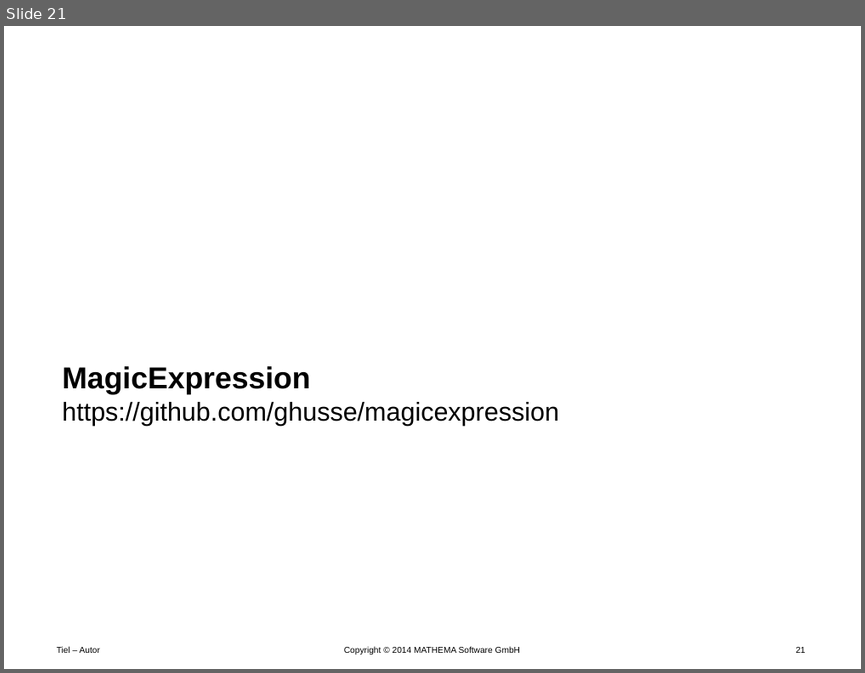
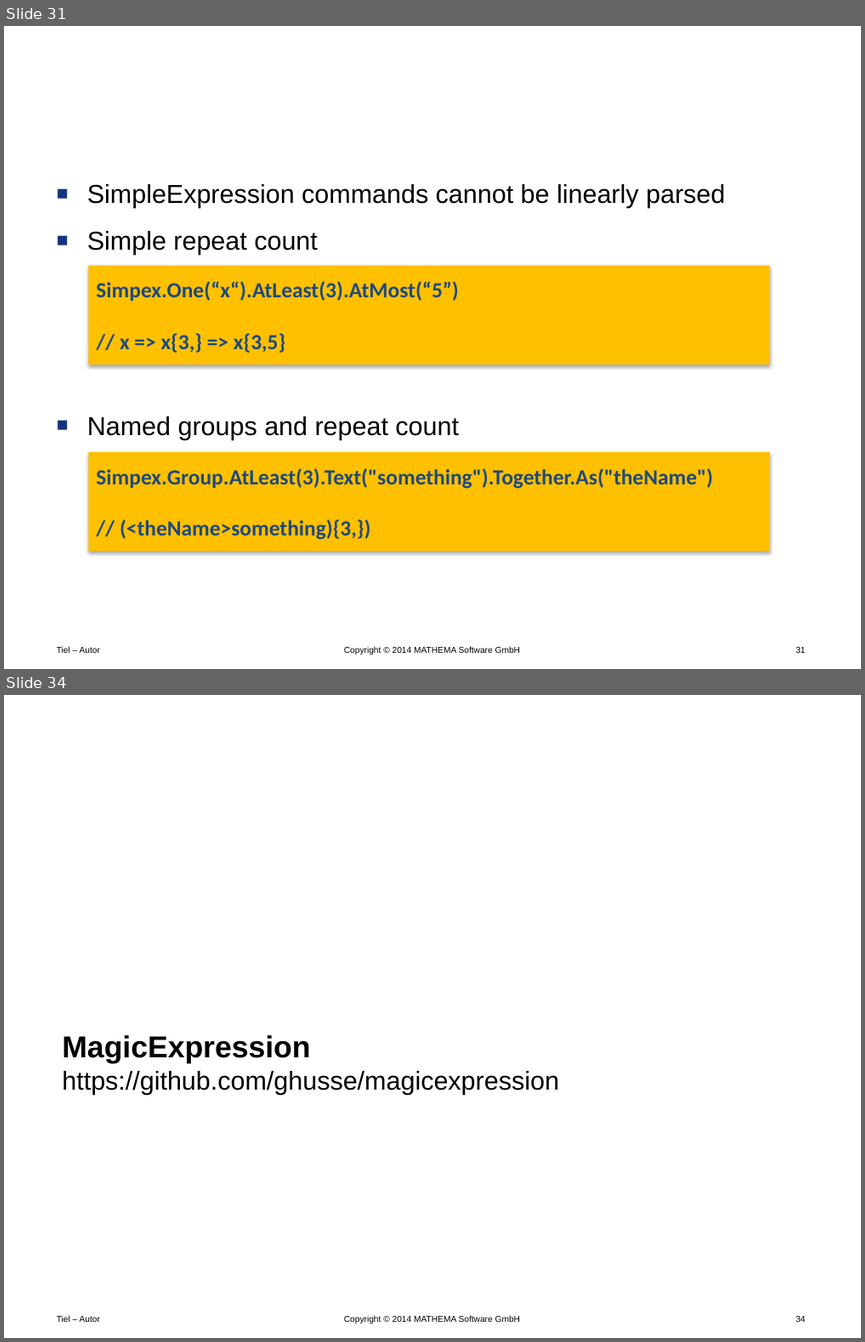
Before and after one commit to Timothep/Talk.LostInTranslation, a slide deck: LostInTranslation.pptx. Shown one above the other, each under a label of ours: slide 21 before the commit, slides 31 and 34 after it; the slides between them are not shown. The pictures are 865x673 and 865x1342 pixels, drawn with LibreOffice and Linux fonts; fonts in the diff are those of the drawing; background and template pictures are left out. Boxes give left, top, right and bottom in pixels: in the first picture for what was removed or moved away, otherwise in the second. Text is boxed around its words. In the diff, an @@ line names an element or a change of style, - is before the commit and + after.

Commit message:
On the road to MagicExpression

```diff
--- a/LostInTranslation.pptx
+++ b/LostInTranslation.pptx
@@ slide 31 added at (4,26,861,669), background #FFFFFF; not listed: 3 template elements that a slide beside it also shows @@
@@ title added at (250,63,806,107), 24 pt, text #FFFFFF, bold @@
+Abstract Syntax Tree
@@ text added at (87,184,725,440), 24 pt, text #000000 @@
+■ SimpleExpression commands cannot be linearly parsed
+■ Simple repeat count
+■ Named groups and repeat count
@@ rectangle added at (89,266,770,364), fill #FFC000, 20 pt, text #1F497D, bold @@
+Simpex.One(“x“).AtLeast(3).AtMost(“5”)
+// x => x{3,} => x{3,5}
@@ rectangle added at (89,452,770,550), fill #FFC000, 20 pt, text #1F497D, bold @@
+Simpex.Group.AtLeast(3).Text("something").Together.As("theName")
+// (<theName>something){3,})
@@ what was slide 21 is now slide 34 @@
@@ page number at (795,1315,805,1321): text changed @@
-21
+34
```
Also in this commit, not shown: 1 slide changed, 17 other slides added, 4 slides removed.
